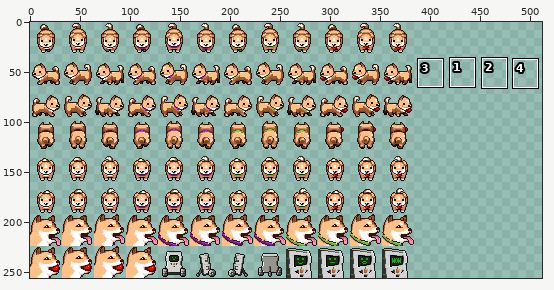
Sprite sheet -- Simulator 3/So_more_doge.png. The first picture is a wide view before the edit; the outline marks the close-up.
Close-up. Old version:
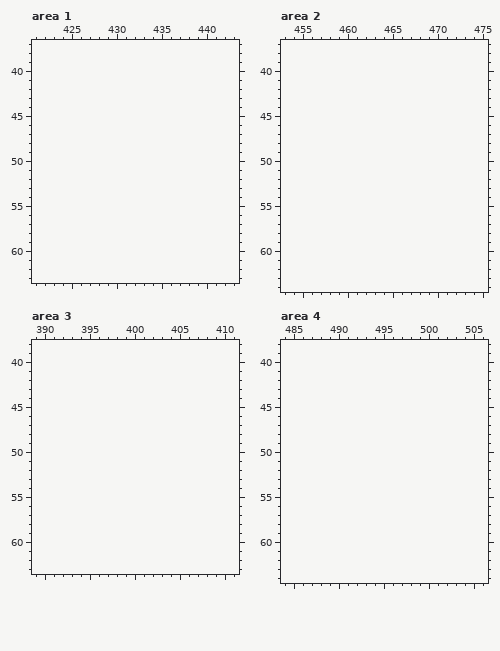
The file is 384x256 pixels. Colours within 5 levels of each other are drawn and written as one. Shown: area 1: x 421..443, y 37..63; area 2: x 453..475, y 37..64; area 3: x 389..411, y 38..63; area 4: x 484..506, y 38..64. The old version is drawn lined up with the new one, on the new canvas. The commit also changed other parts of the picture, which this record leaves out.
The result:
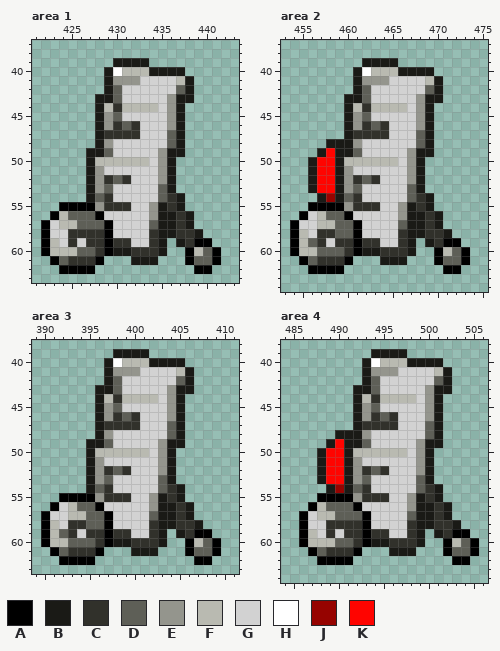
Palette (. is transparent): A #000000  B #1a1a16  C #31312b  D #5e5f57  E #94958d  F #b9bab1  G #d2d2d2  H #ffffff  J #960300  K #ff0400
The edit:
canvas 384x256 -> 512x256
Area 1:
y 39: x 430..433 .... -> BBBB
y 40: x 429..437 ......... -> BHFFFBBBB
y 41: x 429..438 .......... -> BEEEGGGGFB
y 42: x 429..438 .......... -> BDGGGGGGDB
y 43: x 428..438 ........... -> BBDGGGGGEBB
y 44: x 428..437 .......... -> BFCFFFFGEB
y 45: x 428..437 .......... -> BEDGGGGGEB
y 46: x 428..437 .......... -> BECDCGGGEB
y 47: x 428..437 .......... -> BCCCCGGGDB
y 48: x 428..437 .......... -> BEGGGGGGDB
y 49: x 427..437 ........... -> BBDGGGGGEBB
y 50: x 427..436 .......... -> BFFFFFFGEB
y 51: x 427..436 .......... -> BEGGGGGGEB
y 52: x 427..436 .......... -> BECDCGGGEB
y 53: x 427..436 .......... -> BEDGGGGGDB
y 54: x 427..437 ........... -> BDCGGGGGDCB
y 55: x 424..437 .............. -> AAAAECCCGGEBCB
y 56: x 423..438 ................ -> AFDDDAGGGGGEBBCB
y 57: x 422..438 ................. -> AGFFDDDAGGGGDBBCB
y 58: x 422..439 .................. -> AGGCCCCAGGGGCBBCCB
y 59: x 422..435 .............. -> AFGCGCCACCGGCB; x 437..440 .... -> BCAA
y 60: x 422..435 .............. -> AFFFDDCABBCCCB; x 438..441 .... -> AFDA
y 61: x 423..428 ...... -> ADCCCA; x 432..434 ... -> BBB; x 438..441 .... -> ADDA
y 62: x 424..427 .... -> AAAA; x 439..440 .. -> AA
Area 2:
y 39: x 462..465 .... -> BBBB
y 40: x 461..469 ......... -> BHFFFBBBB
y 41: x 461..470 .......... -> BEEEGGGGFB
y 42: x 461..470 .......... -> BDGGGGGGDB
y 43: x 460..470 ........... -> BBDGGGGGEBB
y 44: x 460..469 .......... -> BFCFFFFGEB
y 45: x 460..469 .......... -> BEDGGGGGEB
y 46: x 460..469 .......... -> BECDCGGGEB
y 47: x 460..469 .......... -> BCCCCGGGDB
y 48: x 458..469 ............ -> BBBEGGGGGGDB
y 49: x 457..469 ............. -> BKBBDGGGGGEBB
y 50: x 456..468 ............. -> BKKBFFFFFFGEB
y 51: x 456..468 ............. -> BKKBEGGGGGGEB
y 52: x 456..468 ............. -> BKKBECDCGGGEB
y 53: x 456..468 ............. -> BKKBEDGGGGGDB
y 54: x 457..469 ............. -> BJBDCGGGGGDCB
y 55: x 456..469 .............. -> AAAAECCCGGEBCB
y 56: x 455..470 ................ -> AGFDDAGGGGGEBBCB
y 57: x 454..470 ................. -> AGGFFDDAGGGGDBBCB
y 58: x 454..471 .................. -> AFGCCDDAGGGGCBBCCB
y 59: x 454..467 .............. -> AFDCGCCACCGGCB; x 469..472 .... -> BCAA
y 60: x 454..467 .............. -> AFFDDDCABBCCCB; x 470..473 .... -> AFDA
y 61: x 455..460 ...... -> ADCCCA; x 464..466 ... -> BBB; x 470..473 .... -> ADDA
y 62: x 456..459 .... -> AAAA; x 471..472 .. -> AA
Area 3:
y 39: x 398..401 .... -> BBBB
y 40: x 397..405 ......... -> BHFFFBBBB
y 41: x 397..406 .......... -> BEEEGGGGFB
y 42: x 397..406 .......... -> BDGGGGGGDB
y 43: x 396..406 ........... -> BBDGGGGGEBB
y 44: x 396..405 .......... -> BFCFFFFGEB
y 45: x 396..405 .......... -> BEDGGGGGEB
y 46: x 396..405 .......... -> BECDCGGGEB
y 47: x 396..405 .......... -> BCCCCGGGDB
y 48: x 396..405 .......... -> BEGGGGGGDB
y 49: x 395..405 ........... -> BBDGGGGGEBB
y 50: x 395..404 .......... -> BFFFFFFGEB
y 51: x 395..404 .......... -> BEGGGGGGEB
y 52: x 395..404 .......... -> BECDCGGGEB
y 53: x 395..404 .......... -> BEDGGGGGDB
y 54: x 395..405 ........... -> BDCGGGGGDCB
y 55: x 392..405 .............. -> AAAAECCCGGEBCB
y 56: x 391..406 ................ -> AGFDDAGGGGGEBBCB
y 57: x 390..406 ................. -> AGGFFDDAGGGGDBBCB
y 58: x 390..407 .................. -> AFGCCDDAGGGGCBBCCB
y 59: x 390..403 .............. -> AFDCGCCACCGGCB; x 405..408 .... -> BCAA
y 60: x 390..403 .............. -> AFFDDDCABBCCCB; x 406..409 .... -> AFDA
y 61: x 391..396 ...... -> ADCCCA; x 400..402 ... -> BBB; x 406..409 .... -> ADDA
y 62: x 392..395 .... -> AAAA; x 407..408 .. -> AA
Area 4:
y 39: x 494..497 .... -> BBBB
y 40: x 493..501 ......... -> BHFFFBBBB
y 41: x 493..502 .......... -> BEEEGGGGFB
y 42: x 493..502 .......... -> BDGGGGGGDB
y 43: x 492..502 ........... -> BBDGGGGGEBB
y 44: x 492..501 .......... -> BFCFFFFGEB
y 45: x 492..501 .......... -> BEDGGGGGEB
y 46: x 492..501 .......... -> BECDCGGGEB
y 47: x 492..501 .......... -> BCCCCGGGDB
y 48: x 490..501 ............ -> BBBEGGGGGGDB
y 49: x 489..501 ............. -> BKBBDGGGGGEBB
y 50: x 488..500 ............. -> BKKBFFFFFFGEB
y 51: x 488..500 ............. -> BKKBEGGGGGGEB
y 52: x 488..500 ............. -> BKKBECDCGGGEB
y 53: x 488..500 ............. -> BKKBEDGGGGGDB
y 54: x 489..501 ............. -> BJBDCGGGGGDCB
y 55: x 488..501 .............. -> AAAAECCCGGEBCB
y 56: x 487..502 ................ -> AFDDDAGGGGGEBBCB
y 57: x 486..502 ................. -> AGFFDDDAGGGGDBBCB
y 58: x 486..503 .................. -> AGGCCCCAGGGGCBBCCB
y 59: x 486..499 .............. -> AFGCGCCACCGGCB; x 501..504 .... -> BCAA
y 60: x 486..499 .............. -> AFFFDDCABBCCCB; x 502..505 .... -> AFDA
y 61: x 487..492 ...... -> ADCCCA; x 496..498 ... -> BBB; x 502..505 .... -> ADDA
y 62: x 488..491 .... -> AAAA; x 503..504 .. -> AA
